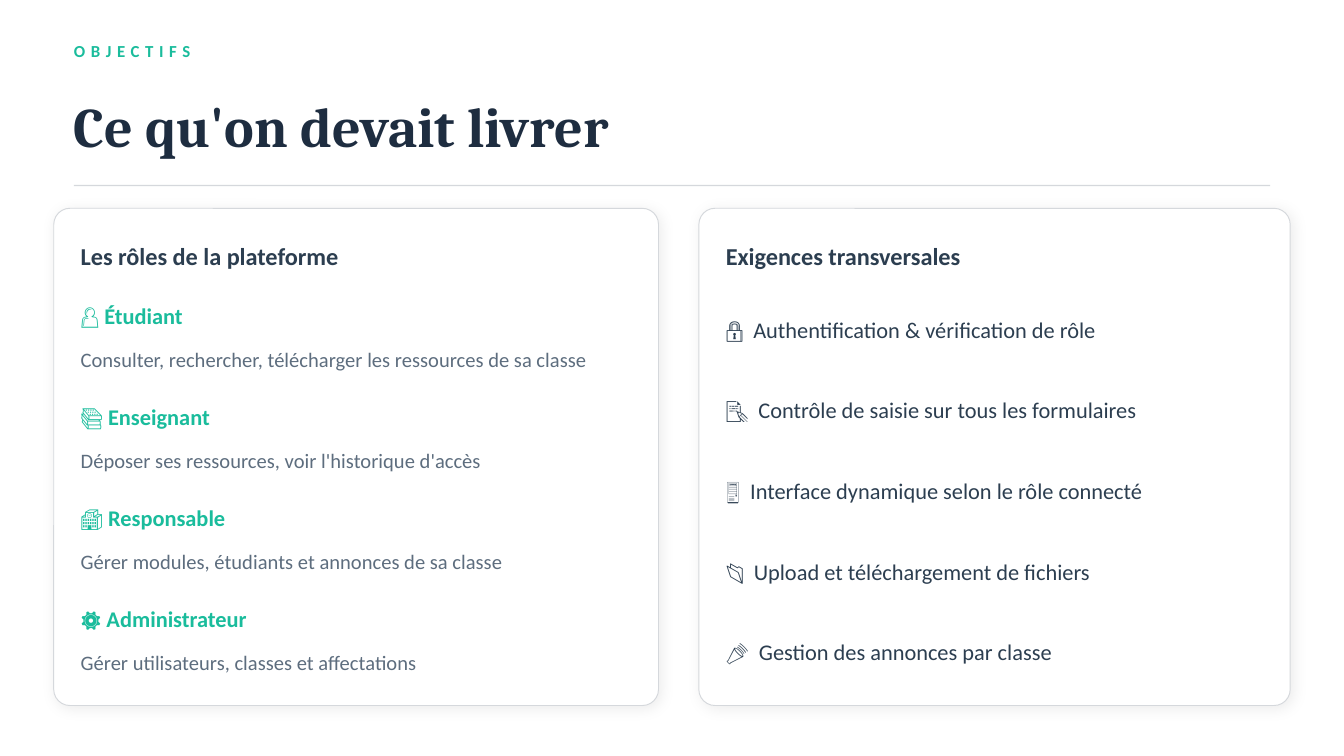
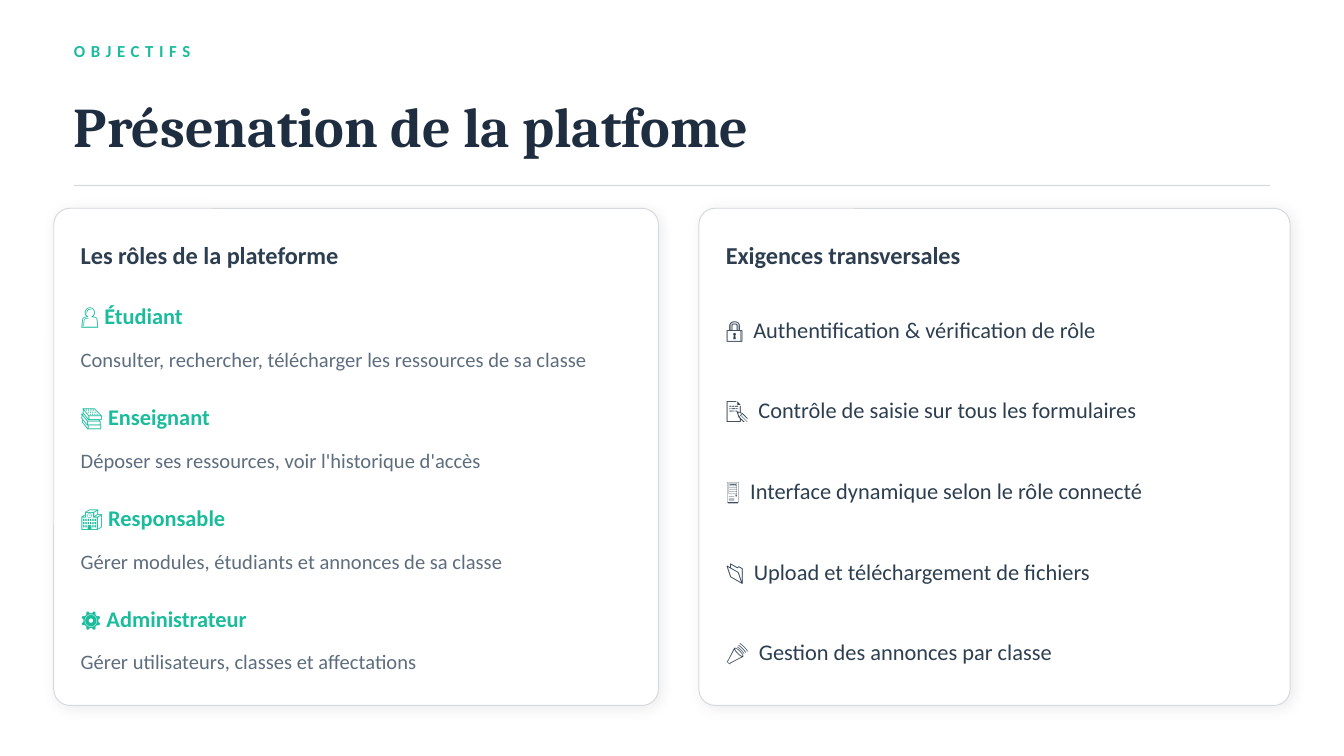
Before and after one commit to NoSeaBass/Django-Partage_Resources_Pedagogiques, a slide deck: slide 3 of documents/presentation/UniShare_Presentation.pptx. Drawn at 1344x756 pixels with LibreOffice and Linux fonts; fonts in the diff are those of the drawing. Boxes give left, top, right and bottom in pixels: in the first picture for what was removed or moved away, otherwise in the second. Text is boxed around its words. In the diff, an @@ line names an element or a change of style, - is before the commit and + after.

```diff
--- a/documents/presentation/UniShare_Presentation.pptx
+++ b/documents/presentation/UniShare_Presentation.pptx
@@ text at box(74, 107, 748, 159): text changed @@
-Ce qu'on devait livrer
+Présenation de la platfome
```
Also in this commit, not shown: 1 other slide changed, 1 slide added, 2 slides removed, 12 other files.
